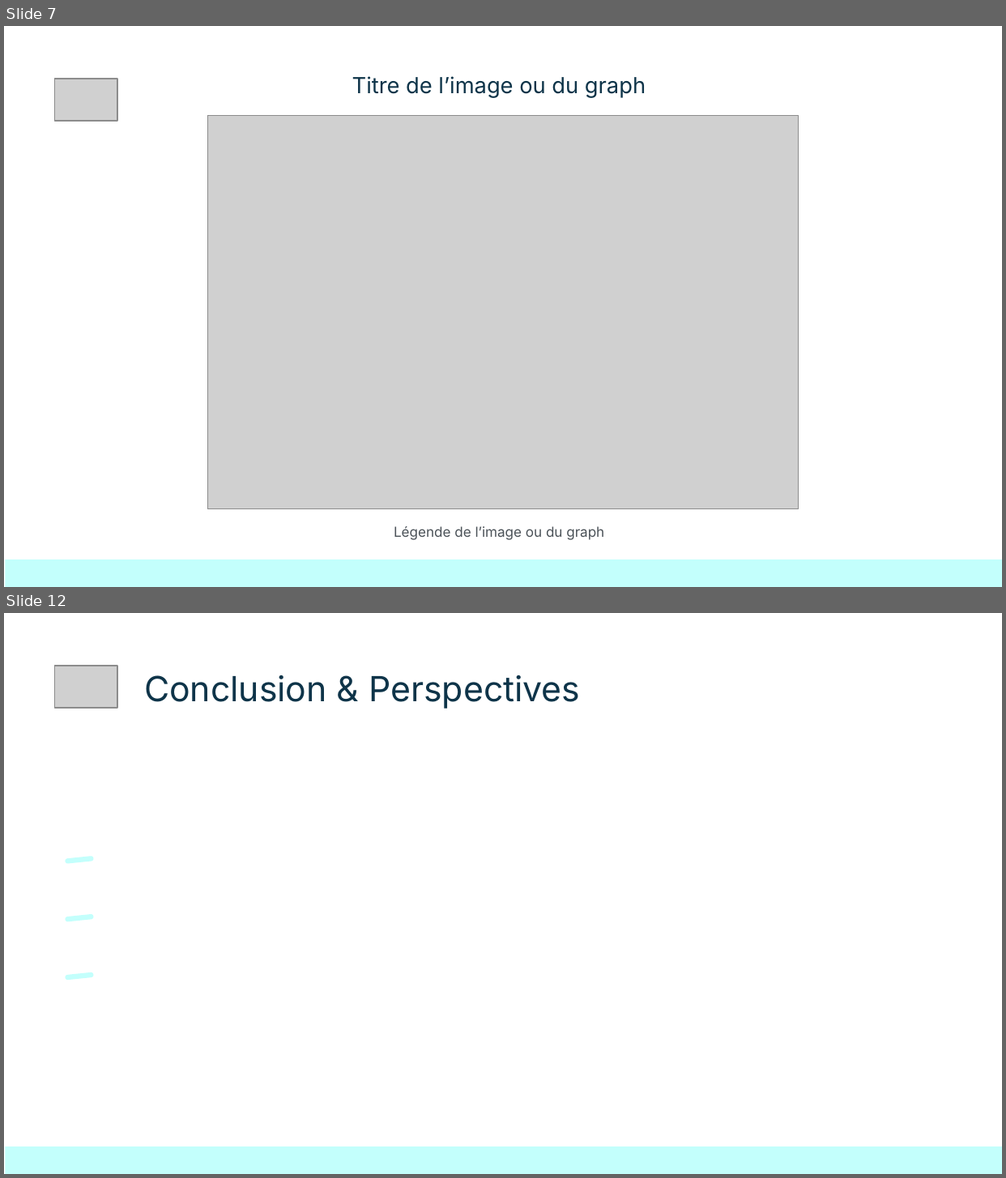
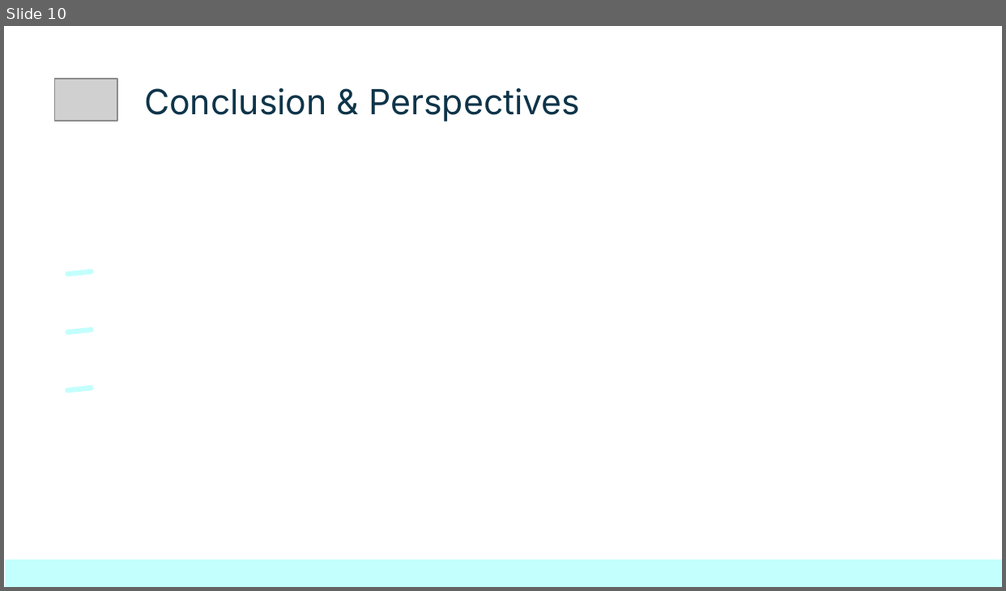
Before and after one commit to flaudeb/SOLAR_ENERGY_PROJECT, a slide deck: modeling/Final_Project_Slides.pptx. Shown one above the other, each under a label of ours: slides 7 and 12 before the commit, slide 10 after it; the slides between them are not shown. The pictures are 1006x1178 and 1006x591 pixels, drawn with LibreOffice and Linux fonts; fonts in the diff are those of the drawing; grey boxes stand for pictures. Boxes give left, top, right and bottom in pixels: in the first picture for what was removed or moved away, otherwise in the second. Text is boxed around its words. In the diff, an @@ line names an element or a change of style, - is before the commit and + after.

```diff
--- a/modeling/Final_Project_Slides.pptx
+++ b/modeling/Final_Project_Slides.pptx
@@ slide 7 removed at box(4, 26, 1002, 587), background #FFFFFF @@
@@ picture removed at box(55, 79, 117, 121) @@
@@ title removed at box(352, 76, 646, 98) @@
-Titre de l’image ou du graph
@@ picture removed at box(207, 116, 799, 510) @@
@@ title removed at box(394, 527, 604, 540) @@
-Légende de l’image ou du graph
@@ rectangle removed at box(5, 560, 1002, 587) @@
@@ what was slide 12 is now slide 10 @@
```
Also in this commit, not shown: 3 slides changed, 2 slides added, 3 other slides removed, 7 other files.
